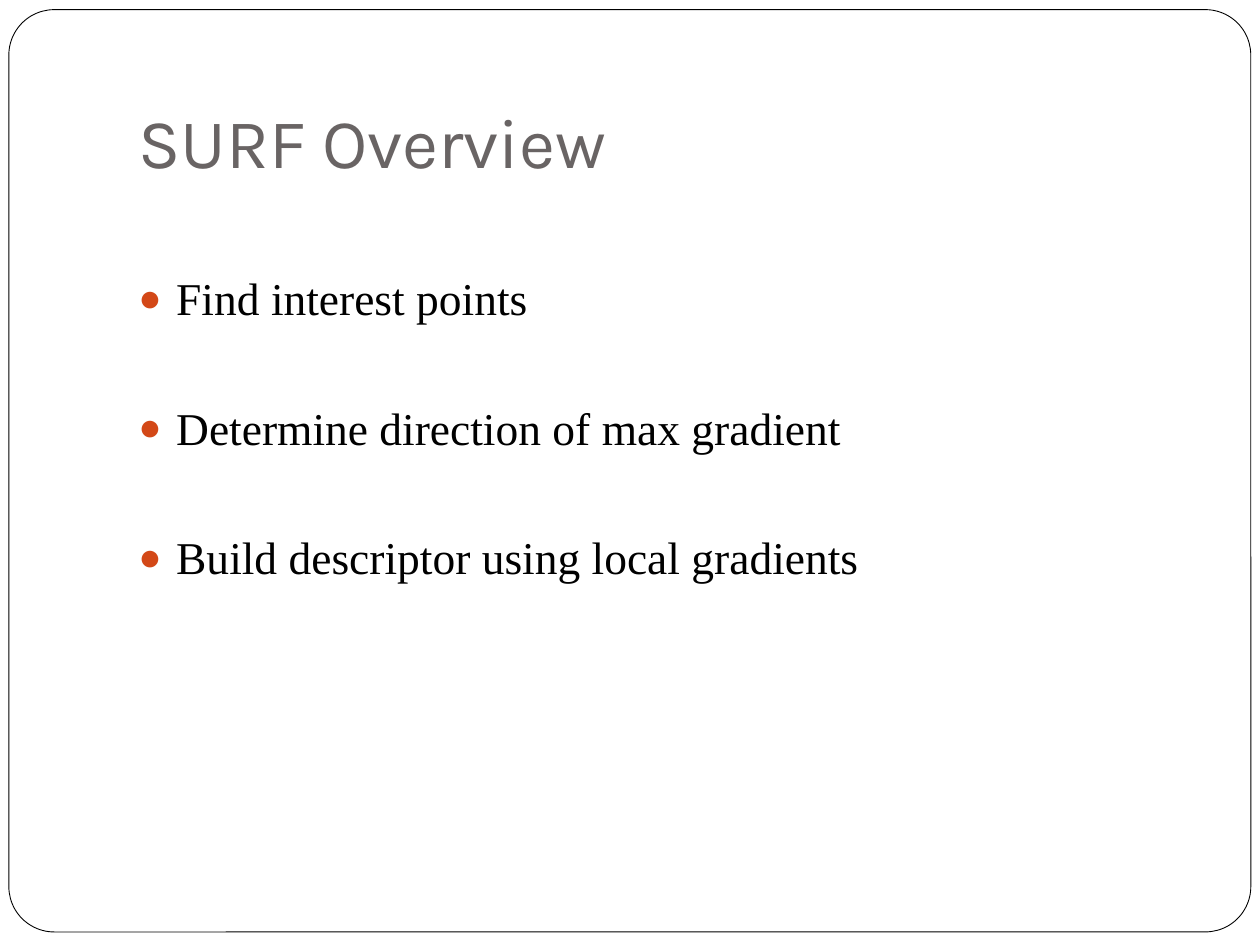
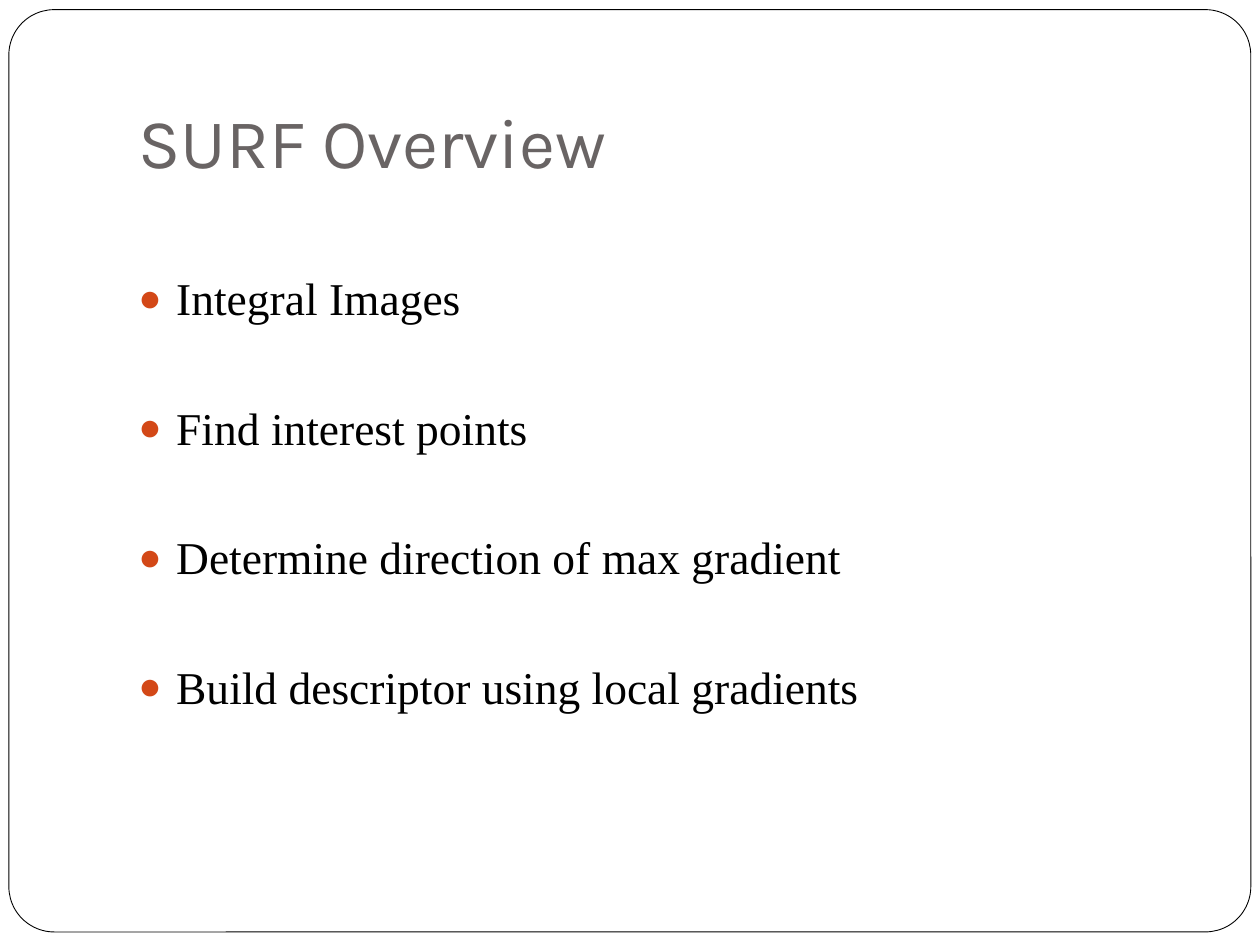
Before and after one commit to DonnieNewell/hulkdeer, a slide deck: slide 2 of courses/image_processing/project/presentation/term_project.pptx. Drawn at 1260x945 pixels with LibreOffice and Linux fonts; fonts in the diff are those of the drawing. Boxes give left, top, right and bottom in pixels: in the first picture for what was removed or moved away, otherwise in the second. Text is boxed around its words. In the diff, an @@ line names an element or a change of style, - is before the commit and + after.

```diff
--- a/courses/image_processing/project/presentation/term_project.pptx
+++ b/courses/image_processing/project/presentation/term_project.pptx
@@ text at (176, 283, 460, 324): paragraph added @@
+● Integral Images
```
Also in this commit, not shown: 3 other slides changed, 2 slides removed, 33 other files.
